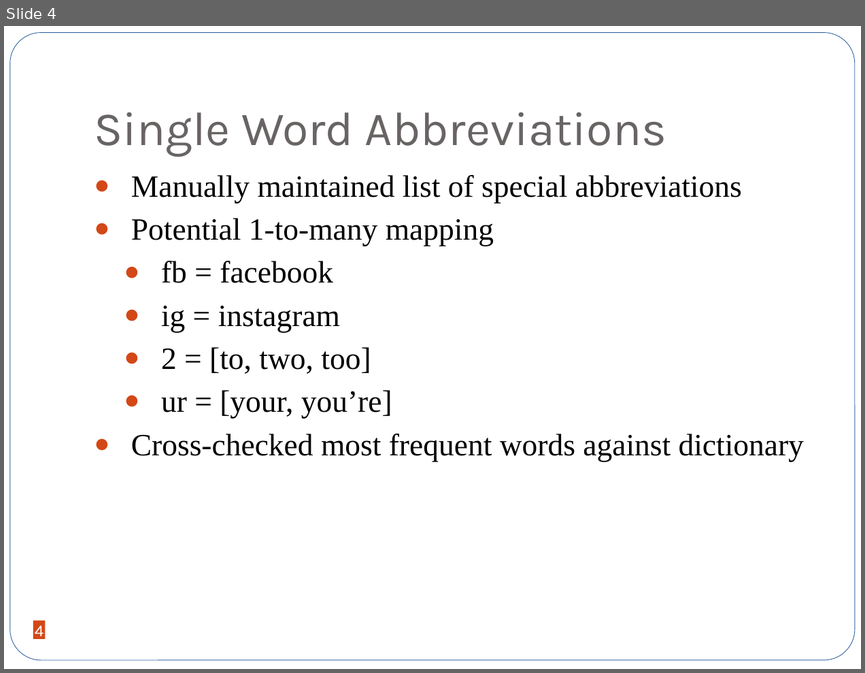
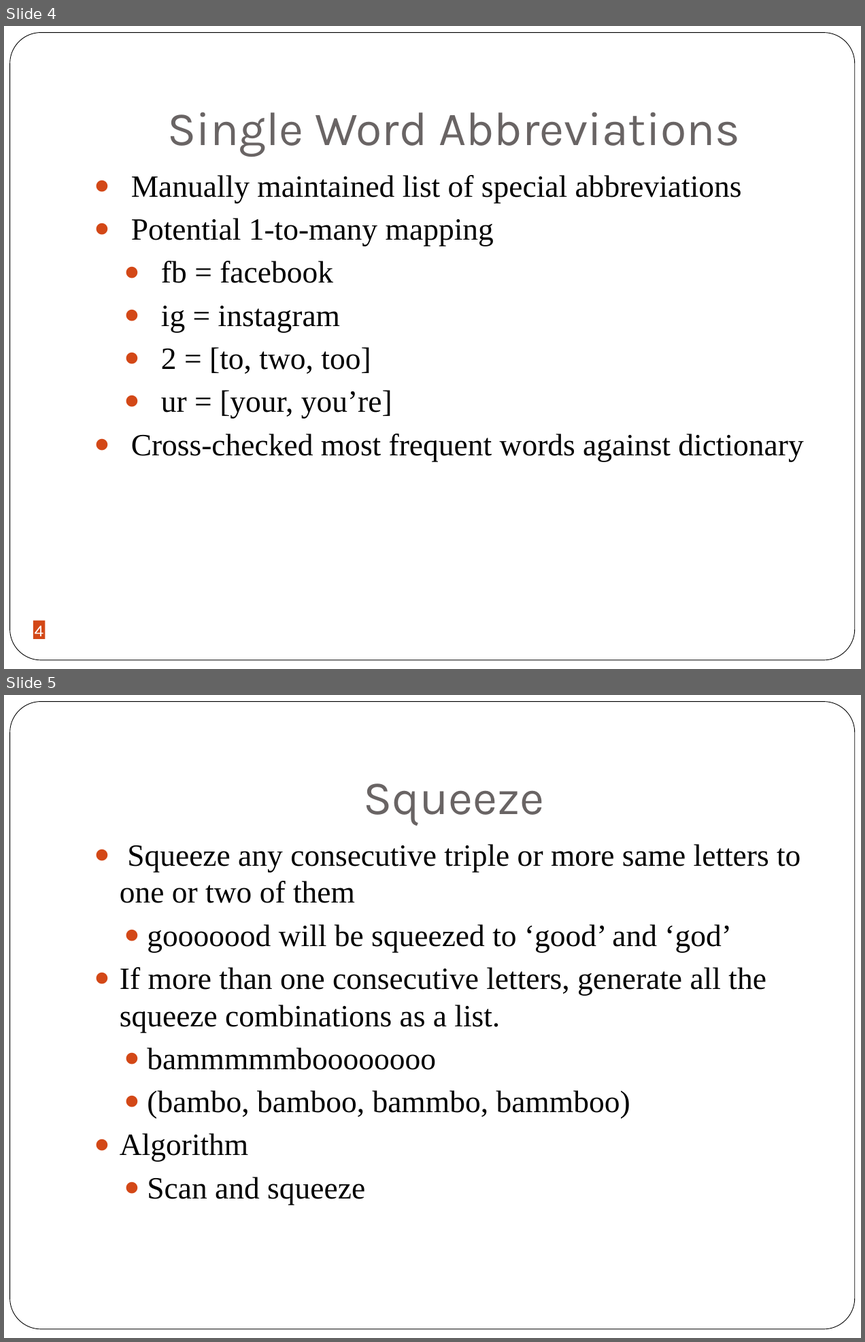
Before and after one commit to jxjzhang/CS246, a slide deck: Tweets purification.pptx. Shown one above the other, each under a label of ours: slide 4 before the commit, slides 4 and 5 after it. The pictures are 865x673 and 865x1342 pixels, drawn with LibreOffice and Linux fonts; fonts in the diff are those of the drawing. Boxes give left, top, right and bottom in pixels: in the first picture for what was removed or moved away, otherwise in the second. Text is boxed around its words. In the diff, an @@ line names an element or a change of style, - is before the commit and + after.

```diff
--- a/Tweets purification.pptx
+++ b/Tweets purification.pptx
@@ slide 5 added at [4, 695, 861, 1338], background #FFFFFF; not listed: 1 template element that a slide beside it also shows @@
@@ title added at [363, 783, 544, 825], 40 pt, text #696464 @@
+Squeeze
@@ text added at [120, 844, 800, 1204], 26 pt, text #000000 @@
+● Squeeze any consecutive triple or more same letters to one or two of them
+  ● gooooood will be squeezed to ‘good’ and ‘god’
+● If more than one consecutive letters, generate all the squeeze combinations as a list.
+  ● bammmmmboooooooo
+  ● (bambo, bamboo, bammbo, bammboo)
+● Algorithm
+  ● Scan and squeeze
@@ slide 4 changed as well @@
@@ rounded rectangle at [10, 33, 855, 660]: outline none to #000000 0.5 pt @@
@@ title "Single Word Abbreviations" at [168, 112, 740, 156]: alignment left to centre @@
```
Also in this commit, not shown: 13 other slides changed, 2 other slides added, 1 slide removed, 1 other file.
